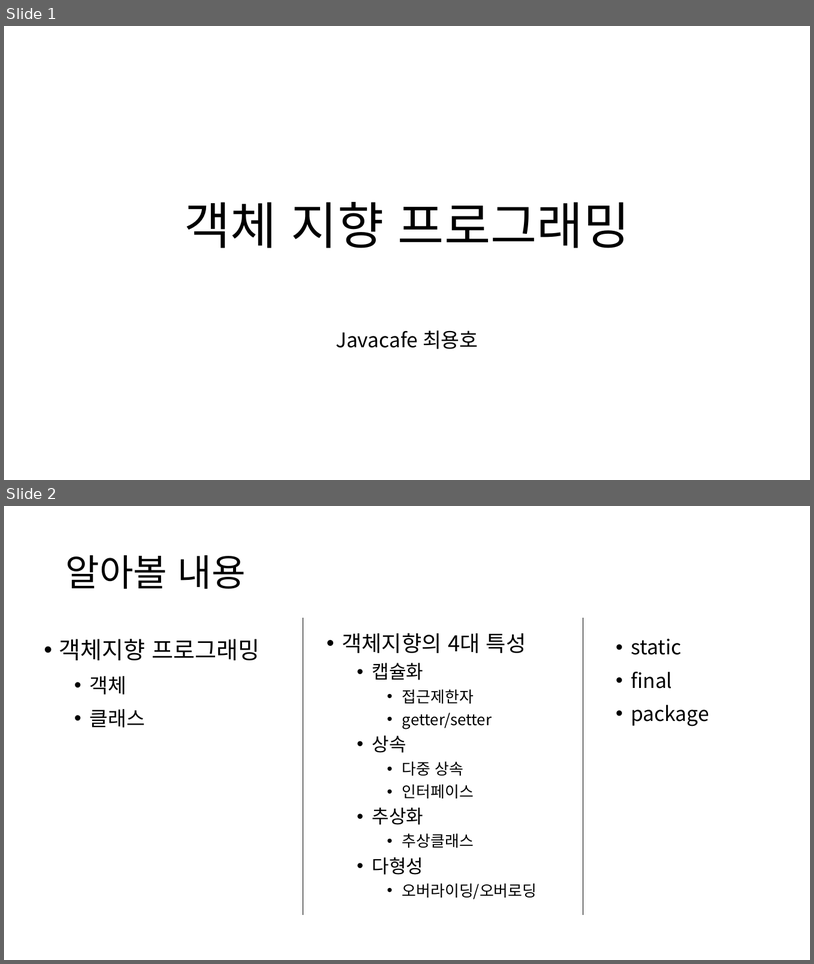
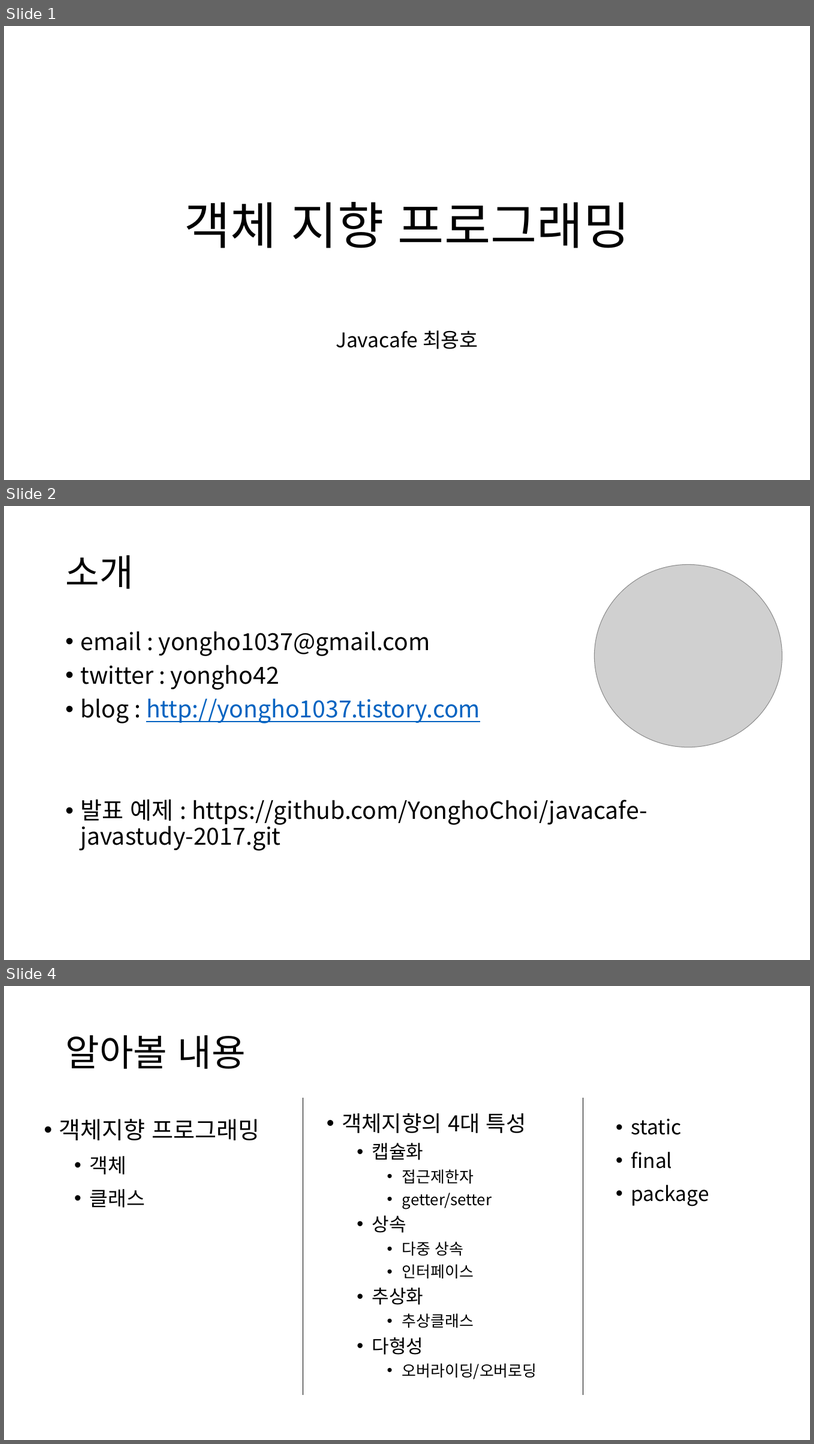
Before and after one commit to YonghoChoi/develop-note, a slide deck: ppt/객체지향 기본.pptx. Shown one above the other, each under a label of ours: slides 1 and 2 before the commit, slides 1, 2 and 4 after it; the slides between them are not shown. The pictures are 814x964 and 814x1444 pixels, drawn with LibreOffice and Linux fonts; fonts in the diff are those of the drawing; grey boxes stand for pictures. Boxes give left, top, right and bottom in pixels: in the first picture for what was removed or moved away, otherwise in the second. Text is boxed around its words. In the diff, an @@ line names an element or a change of style, - is before the commit and + after.

Commit message:
객체지향 발표 자료 보완

```diff
--- a/ppt/객체지향 기본.pptx
+++ b/ppt/객체지향 기본.pptx
@@ slide 2 added at (4, 506, 810, 960), background #FFFFFF @@
@@ title added at (65, 555, 133, 589), 44 pt, text #000000 @@
+소개
@@ picture added at (595, 565, 783, 747) @@
@@ text added at (81, 631, 647, 850), 28 pt, text #000000 @@
+• email : yongho1037@gmail.com
+• twitter : yongho42
+• blog : http://yongho1037.tistory.com
+• 발표 예제 : https://github.com/YonghoChoi/javacafe-javastudy-2017.git
@@ what was slide 2 is now slide 4 @@
```
Also in this commit, not shown: 17 slides changed, 6 other slides added.
